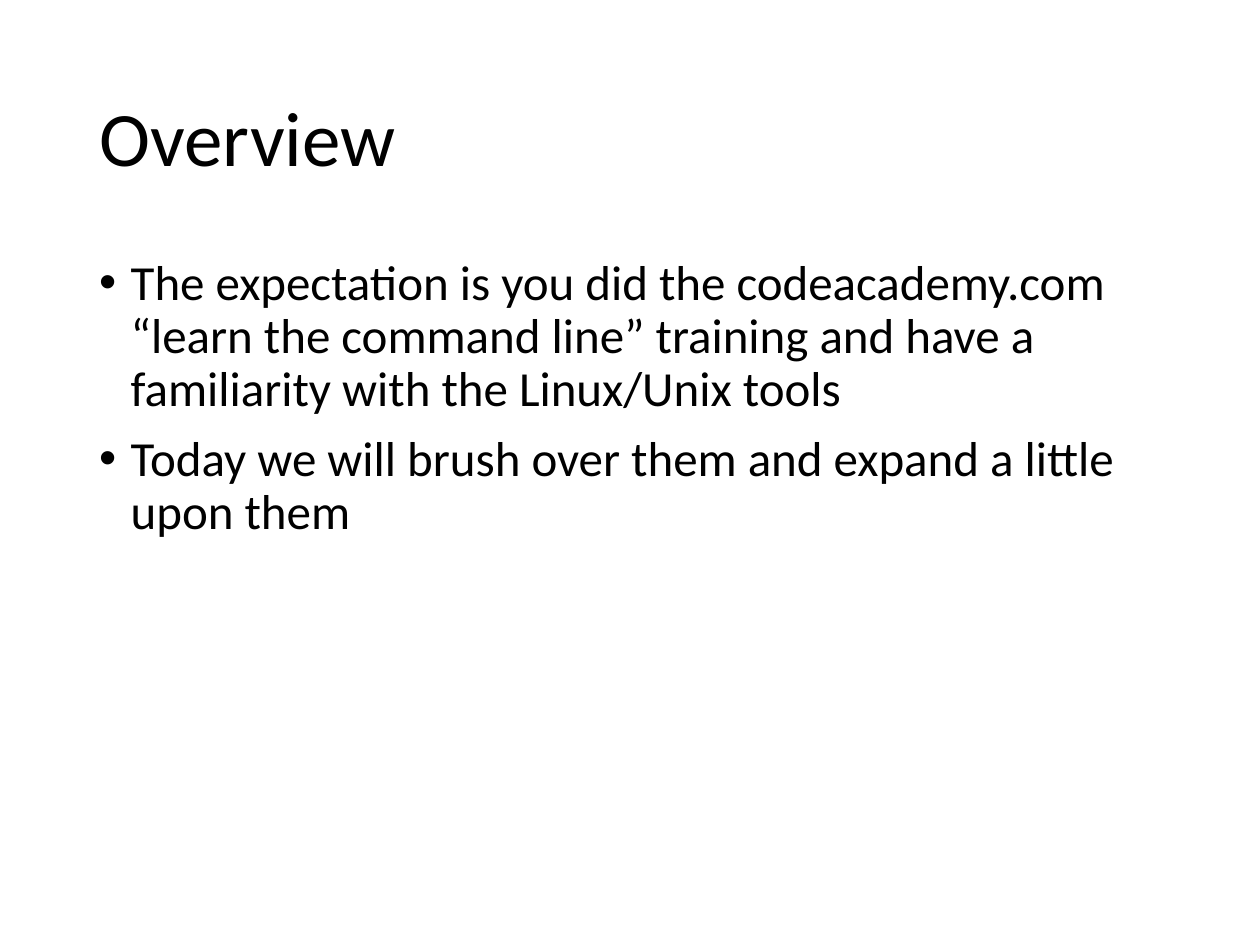
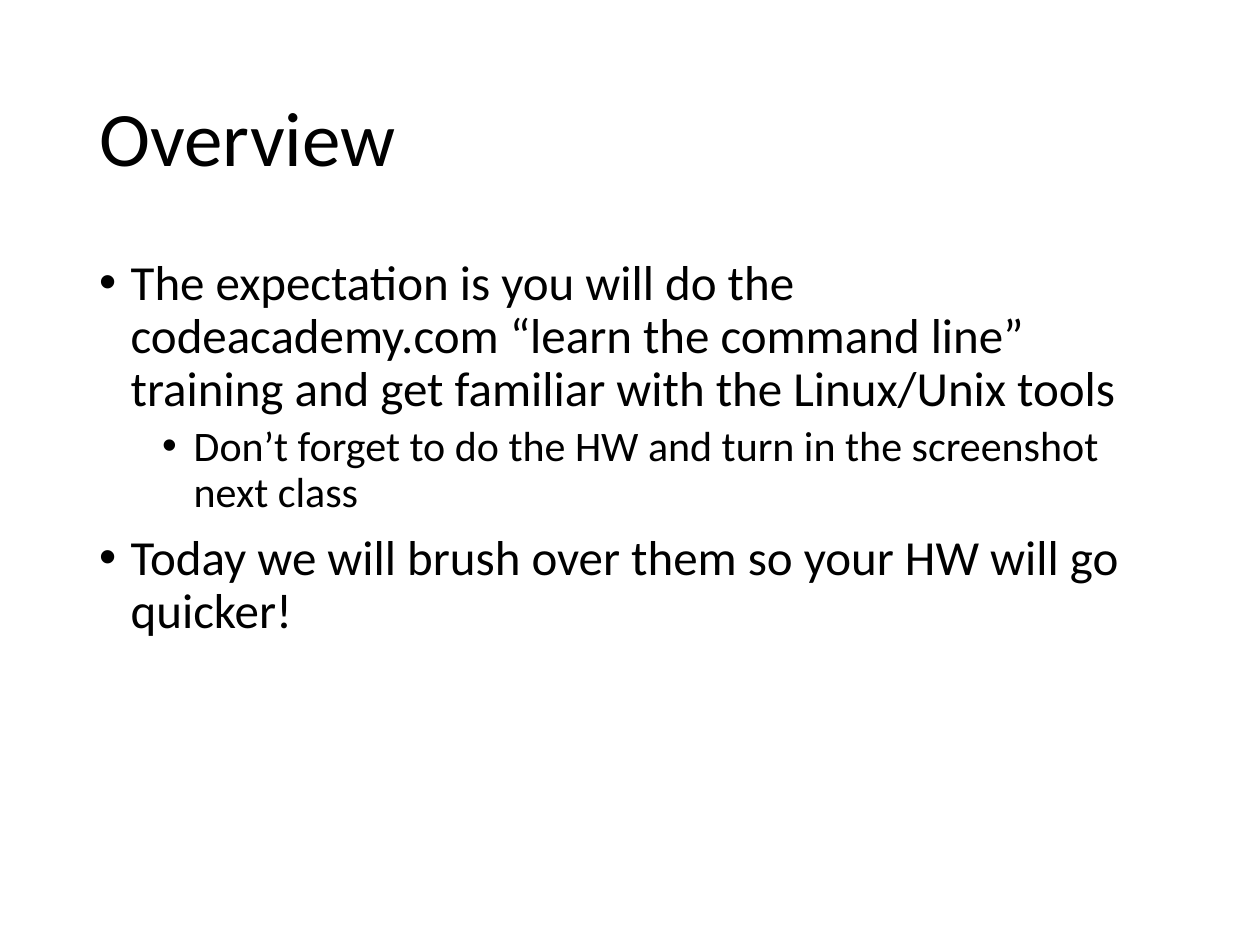
Before and after one commit to MarsUniversity/ece387-robotics, a slide deck: slide 2 of website/block_1_basics/lsn2/lsn2-linux.pptx. Drawn at 1260x945 pixels with LibreOffice and Linux fonts; fonts in the diff are those of the drawing. Boxes give left, top, right and bottom in pixels: in the first picture for what was removed or moved away, otherwise in the second. Text is boxed around its words. In the diff, an @@ line names an element or a change of style, - is before the commit and + after.

```diff
--- a/website/block_1_basics/lsn2/lsn2-linux.pptx
+++ b/website/block_1_basics/lsn2/lsn2-linux.pptx
@@ text at box(131, 266, 1119, 636): text changed @@
-• The expectation is you did the codeacademy.com “learn the command line” training and have a familiarity with the Linux/Unix tools
-• Today we will brush over them and expand a little upon them
+• The expectation is you will do the codeacademy.com “learn the command line” training and get familiar with the Linux/Unix tools
+  • Don’t forget to do the HW and turn in the screenshot next class
+• Today we will brush over them so your HW will go quicker!
```
Also in this commit, not shown: 6 other slides changed, 2 slides added.
